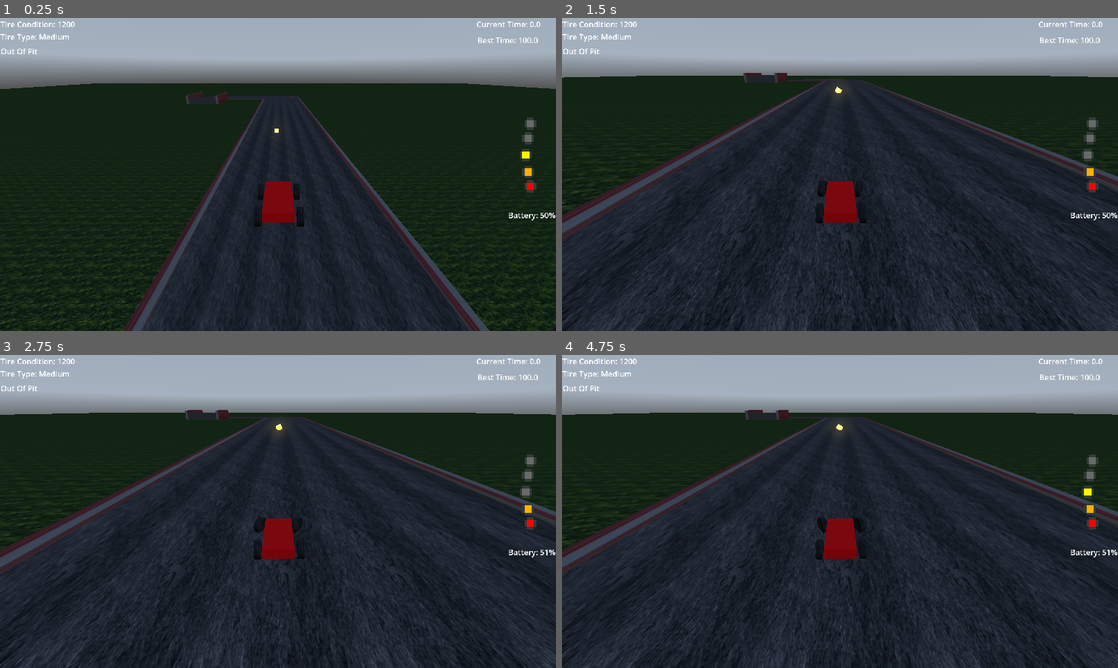
Above: before the commit, frames 1-4 (two rows, left to right).
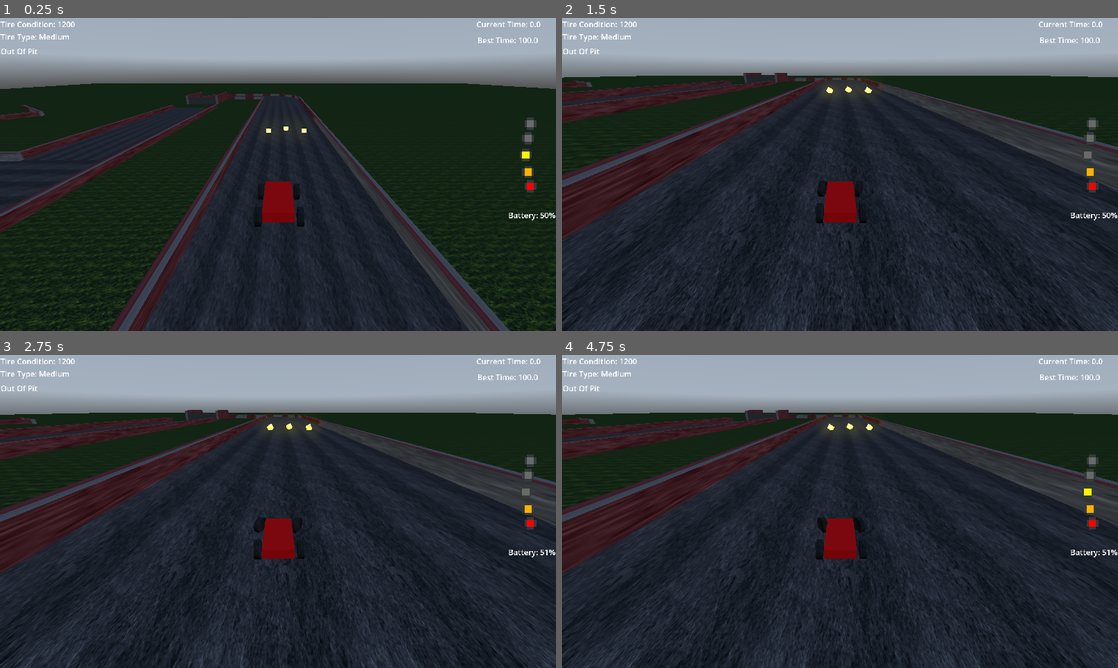
Above: after the commit, the same moments.

Repository: USERDOT1/partyRacers
Game: Godot game, scene res://basic_track.tscn
Same seed, same stepped clock (60 frames per second), same inputs: the game is played once before the commit and once after it. This scene is started directly instead of the project's main scene. A sky picture missing from this copy of the repository is replaced by a grey-blue gradient.
Inputs:
- Up to frame 1 (0.25 s): no input
- Up to frame 2 (1.5 s): hold D (turnRight) 0.53-1.28 s; tap S (break) at 0.6 s; hold Down (ChangeBatteryDown) from 1.28 s (still down); tap W (throttle) at 1.35 s
- Up to frame 3 (2.75 s): release Down (ChangeBatteryDown) at 2.03 s; hold D (turnRight) from 2.03 s (still down); tap S (break) at 2.1 s
- Up to frame 4 (4.75 s): tap Enter at 2.75 s; release D (turnRight) at 2.78 s; hold Up (ChangeBatteryUp) 2.78-3.53 s; tap W (throttle) at 2.85, 4.35 s; tap R (resetKart) at 3.5, 4.25 s; hold A (turnLeft) from 3.53 s (still down); tap S (break) at 3.6 s

The runs differ from the first frame. In frame 1, 9.3% of the frame differs, in the area x 0-92%, y 24-100%; in frame 2, 9.1%; in frame 3, 9.1%; in frame 4, 9.1%.

Commit message:
Made the test track 50x better! New pitsop area in the track that works great.

Diff:
--- a/basic_track.tscn
+++ b/basic_track.tscn
@@ -7,7 +7,9 @@
 [ext_resource type="PackedScene" uid="uid://c3erjqtrfd8ws" path="res://hud.tscn" id="3_s41hh"]
 [ext_resource type="PackedScene" uid="uid://l2v77imjmpif" path="res://itemBox/item_box.tscn" id="4_adgoi"]
 [ext_resource type="Material" uid="uid://c5w4e1rktr60w" path="res://materials/basic_track.tres" id="7_8q44g"]
+[ext_resource type="PhysicsMaterial" uid="uid://bls8c3od56n60" path="res://materials/physics/trackPhysics.tres" id="7_depfd"]
 [ext_resource type="Material" uid="uid://bne6kmadv3rau" path="res://materials/curbMaterial.tres" id="8_8q44g"]
+[ext_resource type="Texture2D" uid="uid://wcrh1bdinik6" path="res://textures/2045.jpg" id="9_a31a0"]
 
 [sub_resource type="PhysicsMaterial" id="PhysicsMaterial_adgoi"]
 friction = 0.4
@@ -27,9 +29,6 @@
 [sub_resource type="BoxShape3D" id="BoxShape3D_4rwpf"]
 size = Vector3(500, 1, 500)
 
-[sub_resource type="PhysicsMaterial" id="PhysicsMaterial_k1q3v"]
-friction = 0.5
-
 [sub_resource type="BoxShape3D" id="BoxShape3D_adgoi"]
 size = Vector3(9, 1, 120)
 
@@ -44,19 +43,90 @@
 material = ExtResource("7_8q44g")
 size = Vector3(17, 2, 57)
 
+[sub_resource type="BoxShape3D" id="BoxShape3D_3csay"]
+size = Vector3(9, 1, 57)
+
+[sub_resource type="BoxMesh" id="BoxMesh_tymbd"]
+material = ExtResource("7_8q44g")
+size = Vector3(17, 2, 57)
+
+[sub_resource type="BoxShape3D" id="BoxShape3D_l2syy"]
+size = Vector3(22.75, 1, 100)
+
+[sub_resource type="BoxMesh" id="BoxMesh_onbv4"]
+material = ExtResource("7_8q44g")
+size = Vector3(22.75, 2, 100)
+
+[sub_resource type="BoxShape3D" id="BoxShape3D_qyrws"]
+size = Vector3(22.75, 1, 100)
+
+[sub_resource type="BoxMesh" id="BoxMesh_xlphj"]
+material = ExtResource("7_8q44g")
+size = Vector3(9.145, 2, 40)
+
+[sub_resource type="BoxShape3D" id="BoxShape3D_h53pd"]
+size = Vector3(13.11, 1, 37.87)
+
+[sub_resource type="StandardMaterial3D" id="StandardMaterial3D_3csay"]
+albedo_texture = ExtResource("9_a31a0")
+uv1_scale = Vector3(3.76, 3.76, 3.76)
+
+[sub_resource type="BoxMesh" id="BoxMesh_qyrws"]
+material = SubResource("StandardMaterial3D_3csay")
+size = Vector3(13.11, 2, 37.87)
+
 [sub_resource type="BoxShape3D" id="BoxShape3D_k1q3v"]
-size = Vector3(1, 0.2, 120)
+size = Vector3(1, 2.5, 120)
 
 [sub_resource type="BoxMesh" id="BoxMesh_8q44g"]
 material = ExtResource("8_8q44g")
-size = Vector3(1, 0.2, 120)
+size = Vector3(1, 2.5, 120)
+
+[sub_resource type="BoxShape3D" id="BoxShape3D_6k3nd"]
+size = Vector3(1, 2.5, 80)
+
+[sub_resource type="BoxMesh" id="BoxMesh_v8dt2"]
+material = ExtResource("8_8q44g")
+size = Vector3(1, 2.5, 80)
+
+[sub_resource type="BoxShape3D" id="BoxShape3D_xc5tp"]
+size = Vector3(1, 2.5, 30)
+
+[sub_resource type="BoxMesh" id="BoxMesh_e6xie"]
+material = ExtResource("8_8q44g")
+size = Vector3(1, 2.5, 80)
+
+[sub_resource type="BoxShape3D" id="BoxShape3D_e6xie"]
+size = Vector3(1, 2.5, 30)
+
+[sub_resource type="BoxMesh" id="BoxMesh_h53pd"]
+material = ExtResource("8_8q44g")
+size = Vector3(1, 2.5, 30)
+
+[sub_resource type="BoxShape3D" id="BoxShape3D_onbv4"]
+size = Vector3(1, 2.5, 30)
+
+[sub_resource type="BoxMesh" id="BoxMesh_fen46"]
+material = ExtResource("8_8q44g")
+size = Vector3(1, 2.5, 30)
+
+[sub_resource type="BoxMesh" id="BoxMesh_l2syy"]
+material = ExtResource("8_8q44g")
+size = Vector3(1, 2.5, 30)
+
+[sub_resource type="BoxShape3D" id="BoxShape3D_v8dt2"]
+size = Vector3(1, 2.5, 57)
+
+[sub_resource type="BoxMesh" id="BoxMesh_xc5tp"]
+material = ExtResource("8_8q44g")
+size = Vector3(1, 2.5, 57)
 
 [sub_resource type="BoxMesh" id="BoxMesh_depfd"]
 material = ExtResource("8_8q44g")
-size = Vector3(1, 0.2, 11)
+size = Vector3(1, 2.5, 11)
 
 [sub_resource type="BoxShape3D" id="BoxShape3D_8q44g"]
-size = Vector3(1, 0.2, 11)
+size = Vector3(1, 2.5, 11)
 
 [sub_resource type="BoxMesh" id="BoxMesh_6k3nd"]
 material = ExtResource("8_8q44g")
@@ -70,11 +140,23 @@
 size = Vector3(13, 4, 20)
 
 [sub_resource type="BoxShape3D" id="BoxShape3D_a31a0"]
-size = Vector3(11, 4, 20)
+size = Vector3(13, 4, 20)
+
+[sub_resource type="BoxShape3D" id="BoxShape3D_fen46"]
+size = Vector3(13.11, 8, 37.87)
 
 [node name="BasicTrack" type="Node3D"]
 script = ExtResource("1_kfwyd")
 
+[node name="ItemBoxSpawn" parent="." instance=ExtResource("4_adgoi")]
+transform = Transform3D(1, 0, 0, 0, 1, 0, 0, 0, 1, -0.362298, 1, -8.57478)
+
+[node name="ItemBoxSpawn3" parent="." instance=ExtResource("4_adgoi")]
+transform = Transform3D(1, 0, 0, 0, 1, 0, 0, 0, 1, 4.01055, 1, -11.171)
+
+[node name="ItemBoxSpawn2" parent="." instance=ExtResource("4_adgoi")]
+transform = Transform3D(1, 0, 0, 0, 1, 0, 0, 0, 1, -4.7238, 1, -11.0703)
+
 [node name="Grass" type="StaticBody3D" parent="."]
 physics_material_override = SubResource("PhysicsMaterial_adgoi")
 
@@ -83,9 +165,6 @@
 
 [node name="CollisionShape3D" type="CollisionShape3D" parent="Grass"]
 shape = SubResource("BoxShape3D_4rwpf")
-
-[node name="ItemBoxSpawn" parent="Grass" instance=ExtResource("4_adgoi")]
-transform = Transform3D(1, 0, 0, 0, 1, 0, 0, 0, 1, 2.02375, 1, -11.171)
 
 [node name="Kart" parent="." instance=ExtResource("2_s41hh")]
 transform = Transform3D(1, 0, 0, 0, 1, 0, 0, 0, 1, 1.60066, 10.1479, -54.7725)
@@ -98,7 +177,7 @@
 
 [node name="TrackStartingStraight" type="StaticBody3D" parent="."]
 transform = Transform3D(1, 0, 0, 0, 1, 0, 0, 0, 1, 0, -0.495894, 0)
-physics_material_override = SubResource("PhysicsMaterial_k1q3v")
+physics_material_override = ExtResource("7_depfd")
 
 [node name="CollisionShape3D" type="CollisionShape3D" parent="TrackStartingStraight"]
 shape = SubResource("BoxShape3D_adgoi")
@@ -108,7 +187,7 @@
 
 [node name="TrackStartingStraight2" type="StaticBody3D" parent="."]
 transform = Transform3D(-4.37114e-08, 0, 1, 0, 1, 0, -1, 0, -4.37114e-08, 17.0944, -0.495894, 68.1304)
-physics_material_override = SubResource("PhysicsMaterial_k1q3v")
+physics_material_override = ExtResource("7_depfd")
 
 [node name="CollisionShape3D" type="CollisionShape3D" parent="TrackStartingStraight2"]
 shape = SubResource("BoxShape3D_depfd")
@@ -116,6 +195,47 @@
 [node name="MeshInstance3D" type="MeshInstance3D" parent="TrackStartingStraight2"]
 mesh = SubResource("BoxMesh_a31a0")
 
+[node name="TrackStartingStraight3" type="StaticBody3D" parent="."]
+transform = Transform3D(1, 0, 0, 0, 1, 0, 0, 0, 1, 36.9158, -0.495894, -0.322887)
+physics_material_override = ExtResource("7_depfd")
+
+[node name="CollisionShape3D" type="CollisionShape3D" parent="TrackStartingStraight3"]
+shape = SubResource("BoxShape3D_3csay")
+
+[node name="MeshInstance3D" type="MeshInstance3D" parent="TrackStartingStraight3"]
+mesh = SubResource("BoxMesh_tymbd")
+
+[node name="TrackStartingStraight4" type="StaticBody3D" parent="."]
+transform = Transform3D(-4.37114e-08, 0, 1, 0, 1, 0, -1, 0, -4.37114e-08, 78.7138, -0.495894, -40.0147)
+physics_material_override = ExtResource("7_depfd")
+
+[node name="CollisionShape3D" type="CollisionShape3D" parent="TrackStartingStraight4"]
+shape = SubResource("BoxShape3D_l2syy")
+
+[node name="MeshInstance3D" type="MeshInstance3D" parent="TrackStartingStraight4"]
+mesh = SubResource("BoxMesh_onbv4")
+
+[node name="TrackStartingStraight5" type="StaticBody3D" parent="."]
+transform = Transform3D(0.584122, 0, 0.811666, 0, 1, 0, -0.811666, 0, 0.584122, 94.3118, -0.495894, -19.3679)
+physics_material_override = ExtResource("7_depfd")
+
+[node name="CollisionShape3D" type="CollisionShape3D" parent="TrackStartingStraight5"]
+shape = SubResource("BoxShape3D_qyrws")
+
+[node name="MeshInstance3D" type="MeshInstance3D" parent="TrackStartingStraight5"]
+transform = Transform3D(1, 0, -2.98023e-08, 0, 1, 0, 2.98023e-08, 0, 1, 1.47195, 0, 0.459015)
+mesh = SubResource("BoxMesh_xlphj")
+
+[node name="PITSTOP" type="StaticBody3D" parent="."]
+transform = Transform3D(-0.851498, 0, 0.524357, 0, 1, 0, -0.524357, 0, -0.851498, 99.479, -0.495, -1.005)
+physics_material_override = ExtResource("7_depfd")
+
+[node name="CollisionShape3D" type="CollisionShape3D" parent="PITSTOP"]
+shape = SubResource("BoxShape3D_h53pd")
+
+[node name="MeshInstance3D" type="MeshInstance3D" parent="PITSTOP"]
+mesh = SubResource("BoxMesh_qyrws")
+
 [node name="Curb" type="StaticBody3D" parent="."]
 transform = Transform3D(1, 0, 0, 0, 1, 0, 0, 0, 1, -9.97731, 0.570522, 0)
 
@@ -134,11 +254,109 @@
 [node name="MeshInstance3D" type="MeshInstance3D" parent="Curb2"]
 mesh = SubResource("BoxMesh_8q44g")
 
+[node name="Curb3" type="StaticBody3D" parent="."]
+transform = Transform3D(1, 0, 0, 0, 1, 0, 0, 0, 1, 28.0411, 0.570522, -11.32)
+
+[node name="CollisionShape3D" type="CollisionShape3D" parent="Curb3"]
+shape = SubResource("BoxShape3D_6k3nd")
+
+[node name="MeshInstance3D" type="MeshInstance3D" parent="Curb3"]
+mesh = SubResource("BoxMesh_v8dt2")
+
+[node name="Curb5" type="StaticBody3D" parent="."]
+transform = Transform3D(-4.37114e-08, 0, 1, 0, 1, 0, -1, 0, -4.37114e-08, 67.6363, 0.571, -51.3978)
+
+[node name="CollisionShape3D" type="CollisionShape3D" parent="Curb5"]
+shape = SubResource("BoxShape3D_xc5tp")
+
+[node name="MeshInstance3D" type="MeshInstance3D" parent="Curb5"]
+mesh = SubResource("BoxMesh_e6xie")
+
+[node name="Curb6" type="StaticBody3D" parent="."]
+transform = Transform3D(-4.37114e-08, 0, 1, 0, 1, 0, -1, 0, -4.37114e-08, 60.2188, 0.571, -28.528)
+
+[node name="CollisionShape3D" type="CollisionShape3D" parent="Curb6"]
+shape = SubResource("BoxShape3D_e6xie")
+
+[node name="MeshInstance3D" type="MeshInstance3D" parent="Curb6"]
+mesh = SubResource("BoxMesh_h53pd")
+
+[node name="Curb7" type="StaticBody3D" parent="."]
+transform = Transform3D(-4.37114e-08, 0, 1, 0, 1, 0, -1, 0, -4.37114e-08, 105.046, 0.571, -28.528)
+
+[node name="CollisionShape3D" type="CollisionShape3D" parent="Curb7"]
+shape = SubResource("BoxShape3D_onbv4")
+
+[node name="MeshInstance3D" type="MeshInstance3D" parent="Curb7"]
+mesh = SubResource("BoxMesh_fen46")
+
+[node name="Curb8" type="StaticBody3D" parent="."]
+transform = Transform3D(0.549183, 0, 0.835702, 0, 1, 0, -0.835702, 0, 0.549183, 87.2242, 0.571, -20.3741)
+
+[node name="CollisionShape3D" type="CollisionShape3D" parent="Curb8"]
+shape = SubResource("BoxShape3D_xc5tp")
+
+[node name="MeshInstance3D" type="MeshInstance3D" parent="Curb8"]
+mesh = SubResource("BoxMesh_l2syy")
+
+[node name="Curb9" type="StaticBody3D" parent="."]
+transform = Transform3D(0.549183, 0, 0.835702, 0, 1, 0, -0.835702, 0, 0.549183, 103.136, 0.571, -20.6122)
+
+[node name="CollisionShape3D" type="CollisionShape3D" parent="Curb9"]
+shape = SubResource("BoxShape3D_xc5tp")
+
+[node name="MeshInstance3D" type="MeshInstance3D" parent="Curb9"]
+mesh = SubResource("BoxMesh_l2syy")
+
+[node name="Curb10" type="StaticBody3D" parent="."]
+transform = Transform3D(0.839677, 0, -0.543086, 0, 1, 0, 0.543086, 0, 0.839677, 107.5, 0.571, -0.484345)
+
+[node name="CollisionShape3D" type="CollisionShape3D" parent="Curb10"]
+shape = SubResource("BoxShape3D_xc5tp")
+
+[node name="MeshInstance3D" type="MeshInstance3D" parent="Curb10"]
+mesh = SubResource("BoxMesh_l2syy")
+
+[node name="Curb11" type="StaticBody3D" parent="."]
+transform = Transform3D(0.839677, 0, -0.543086, 0, 1, 0, 0.543086, 0, 0.839677, 91.4061, 0.571, -0.484345)
+
+[node name="CollisionShape3D" type="CollisionShape3D" parent="Curb11"]
+shape = SubResource("BoxShape3D_xc5tp")
+
+[node name="MeshInstance3D" type="MeshInstance3D" parent="Curb11"]
+mesh = SubResource("BoxMesh_l2syy")
+
+[node name="Curb12" type="StaticBody3D" parent="."]
+transform = Transform3D(0.552097, 0, 0.83378, 0, 1, 0, -0.83378, 0, 0.552097, 95.4287, 0.571, 19.4419)
+
+[node name="CollisionShape3D" type="CollisionShape3D" parent="Curb12"]
+shape = SubResource("BoxShape3D_xc5tp")
+
+[node name="MeshInstance3D" type="MeshInstance3D" parent="Curb12"]
+mesh = SubResource("BoxMesh_l2syy")
+
+[node name="Curb13" type="StaticBody3D" parent="."]
+transform = Transform3D(0.552097, 0, 0.83378, 0, 1, 0, -0.83378, 0, 0.552097, 111.677, 0.571, 19.4419)
+
+[node name="CollisionShape3D" type="CollisionShape3D" parent="Curb13"]
+shape = SubResource("BoxShape3D_xc5tp")
+
+[node name="MeshInstance3D" type="MeshInstance3D" parent="Curb13"]
+mesh = SubResource("BoxMesh_l2syy")
+
+[node name="Curb4" type="StaticBody3D" parent="."]
+transform = Transform3D(1, 0, 0, 0, 1, 0, 0, 0, 1, 45.6482, 0.570522, 0)
+
+[node name="CollisionShape3D" type="CollisionShape3D" parent="Curb4"]
+shape = SubResource("BoxShape3D_v8dt2")
+
+[node name="MeshInstance3D" type="MeshInstance3D" parent="Curb4"]
+mesh = SubResource("BoxMesh_xc5tp")
+
 [node name="CurbOutsideTurn" type="StaticBody3D" parent="."]
 transform = Transform3D(0.951487, 0, 0.307689, 0, 1, 0, -0.307689, 0, 0.951487, -8.38322, 0.571, 64.745)
 
 [node name="MeshInstance3D" type="MeshInstance3D" parent="CurbOutsideTurn"]
-transform = Transform3D(1, 0, 0, 0, 1, 0, 0, 0, 1, 0, 0, 0)
 material_override = ExtResource("8_8q44g")
 mesh = SubResource("BoxMesh_depfd")
 
@@ -149,7 +367,6 @@
 transform = Transform3D(0.951594, 0, -0.307357, 0, 1, 0, 0.307357, 0, 0.951594, 42.5955, 0.571, 64.3456)
 
 [node name="MeshInstance3D" type="MeshInstance3D" parent="CurbOutsideTurn9"]
-transform = Transform3D(1, 0, 0, 0, 1, 0, 0, 0, 1, 0, 0, 0)
 material_override = ExtResource("8_8q44g")
 mesh = SubResource("BoxMesh_depfd")
 
@@ -160,7 +377,6 @@
 transform = Transform3D(0.674522, 0, 0.738255, 0, 1, 0, -0.738255, 0, 0.674522, -2.94523, 0.571, 73.1856)
 
 [node name="MeshInstance3D" type="MeshInstance3D" parent="CurbOutsideTurn2"]
-transform = Transform3D(1, 0, 0, 0, 1, 0, 0, 0, 1, 0, 0, 0)
 material_override = ExtResource("8_8q44g")
 mesh = SubResource("BoxMesh_depfd")
 
@@ -171,7 +387,6 @@
 transform = Transform3D(0.674302, 0, -0.738455, 0, 1, 0, 0.738455, 0, 0.674302, 36.9174, 0.571, 73.1856)
 
 [node name="MeshInstance3D" type="MeshInstance3D" parent="CurbOutsideTurn10"]
-transform = Transform3D(1, 0, 0, 0, 1, 0, 0, 0, 1, 0, 0, 0)
 material_override = ExtResource("8_8q44g")
 mesh = SubResource("BoxMesh_depfd")
 
@@ -182,7 +397,6 @@
 transform = Transform3D(-4.37114e-08, 0, 1, 0, 1, 0, -1, 0, -4.37114e-08, 6.19519, 0.571, 76.7343)
 
 [node name="MeshInstance3D" type="MeshInstance3D" parent="CurbOutsideTurn3"]
-transform = Transform3D(1, 0, 0, 0, 1, 0, 0, 0, 1, 0, 0, 0)
 mesh = SubResource("BoxMesh_depfd")
 
 [node name="CollisionShape3D" type="CollisionShape3D" parent="CurbOutsideTurn3"]
@@ -192,7 +406,6 @@
 transform = Transform3D(-4.37114e-08, 0, 1, 0, 1, 0, -1, 0, -4.37114e-08, 17.0972, 0.571, 76.7343)
 
 [node name="MeshInstance3D" type="MeshInstance3D" parent="CurbOutsideTurn4"]
-transform = Transform3D(1, 0, 0, 0, 1, 0, 0, 0, 1, 0, 0, 0)
 material_override = ExtResource("8_8q44g")
 mesh = SubResource("BoxMesh_depfd")
 
@@ -203,7 +416,6 @@
 transform = Transform3D(-4.37114e-08, 0, 1, 0, 1, 0, -1, 0, -4.37114e-08, 27.8923, 0.571, 76.7343)
 
 [node name="MeshInstance3D" type="MeshInstance3D" parent="CurbOutsideTurn5"]
-transform = Transform3D(1, 0, 0, 0, 1, 0, 0, 0, 1, 0, 0, 0)
 material_override = ExtResource("8_8q44g")
 mesh = SubResource("BoxMesh_depfd")
 
@@ -214,7 +426,6 @@
 transform = Transform3D(-4.37114e-08, 0, 1, 0, 1, 0, -1, 0, -4.37114e-08, 14.8756, 0.571, 59.4546)
 
 [node name="MeshInstance3D" type="MeshInstance3D" parent="CurbOutsideTurn6"]
-transform = Transform3D(1, 0, 0, 0, 1, 0, 0, 0, 1, 0, 0, 0)
 material_override = ExtResource("8_8q44g")
 mesh = SubResource("BoxMesh_depfd")
 
@@ -225,7 +436,6 @@
 transform = Transform3D(-4.37114e-08, 0, 1, 0, 1, 0, -1, 0, -4.37114e-08, 25.4688, 0.571, 59.4546)
 
 [node name="MeshInstance3D" type="MeshInstance3D" parent="CurbOutsideTurn7"]
-transform = Transform3D(1, 0, 0, 0, 1, 0, 0, 0, 1, 0, 0, 0)
 material_override = ExtResource("8_8q44g")
 mesh = SubResource("BoxMesh_depfd")
 
@@ -236,7 +446,6 @@
 transform = Transform3D(1, 0, 0, 0, 1, 0, 0, 0, 1, 30.2721, 0.571, 49.5033)
 
 [node name="MeshInstance3D" type="MeshInstance3D" parent="CurbOutsideTurn8"]
-transform = Transform3D(1, 0, 0, 0, 1, 0, 0, 0, 1, 0, 0, 0)
 material_override = ExtResource("8_8q44g")
 mesh = SubResource("BoxMesh_6k3nd")
 
@@ -247,7 +456,6 @@
 transform = Transform3D(1, 0, 0, 0, 1, 0, 0, 0, 1, 43.9875, 0.571, 49.5033)
 
 [node name="MeshInstance3D" type="MeshInstance3D" parent="CurbOutsideTurn11"]
-transform = Transform3D(1, 0, 0, 0, 1, 0, 0, 0, 1, 0, 0, 0)
 material_override = ExtResource("8_8q44g")
 mesh = SubResource("BoxMesh_6k3nd")
 
@@ -262,3 +470,9 @@
 
 [node name="CollisionShape3D" type="CollisionShape3D" parent="StaticBody3D"]
 shape = SubResource("BoxShape3D_a31a0")
+
+[node name="PitstopArea" type="Area3D" parent="."]
+transform = Transform3D(-0.851727, 0, 0.523986, 0, 1, 0, -0.523986, 0, -0.851727, 100.477, 0, -3.73081)
+
+[node name="CollisionShape3D" type="CollisionShape3D" parent="PitstopArea"]
+shape = SubResource("BoxShape3D_fen46")
--- a/materials/curbMaterial.tres
+++ b/materials/curbMaterial.tres
@@ -4,4 +4,4 @@
 
 [resource]
 albedo_texture = ExtResource("1_bwh42")
-uv1_scale = Vector3(1, 2.5, 1)
+uv1_scale = Vector3(1, 0.3, 1)
--- /dev/null
+++ b/materials/physics/trackPhysics.tres
@@ -0,0 +1,4 @@
+[gd_resource type="PhysicsMaterial" format=3 uid="uid://bls8c3od56n60"]
+
+[resource]
+friction = 0.5
Not shown: 1 places in basic_track.tscn that only renumber resources
Binary file added: textures/2045.jpg
Not shown, added: textures/2045.jpg.import
